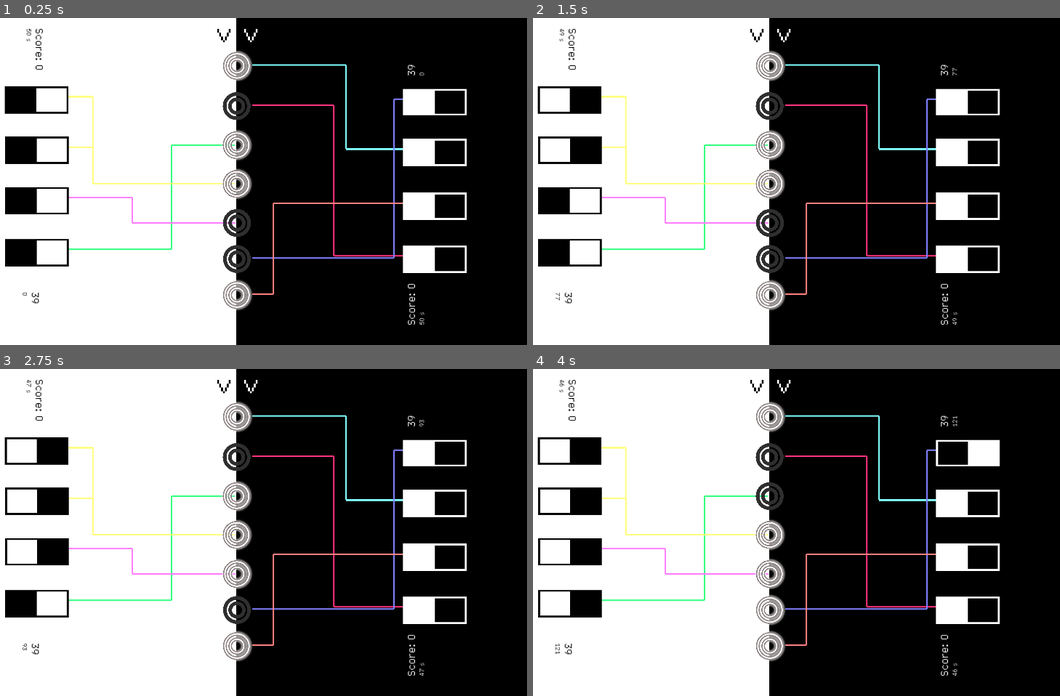
Above: before the commit, frames 1-4 (two rows, left to right).
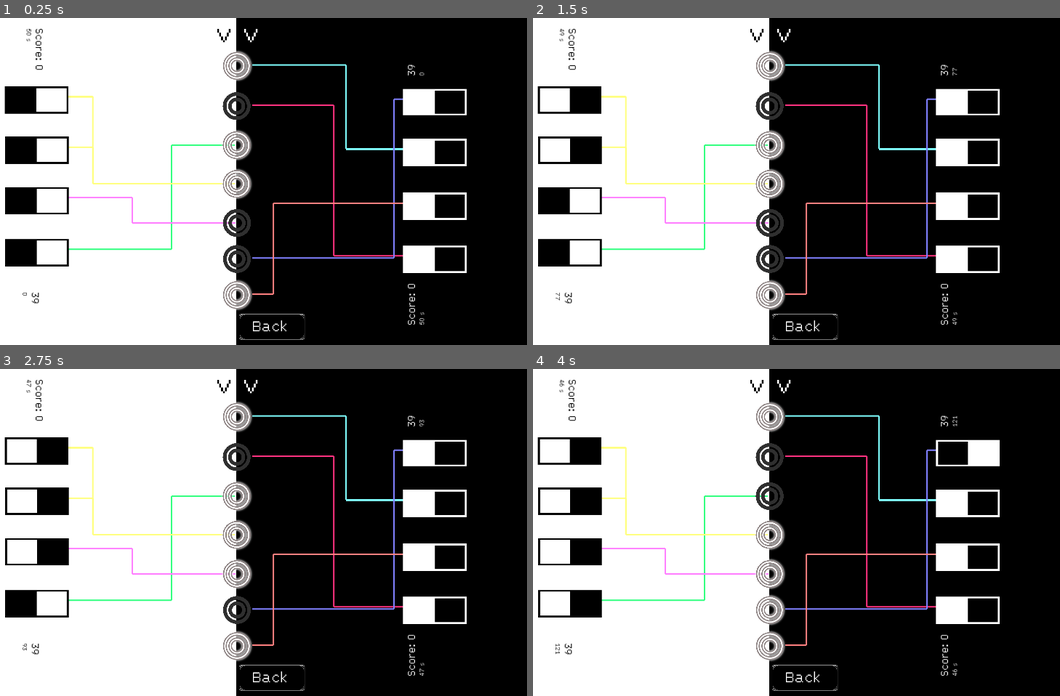
Above: after the commit, the same moments.

Repository: DragonCat4012/Switch
Game: Godot game, scene res://Scenes/Multiplayer/KoopMultiplayerScene.tscn
The game is run twice, just before and just after one commit, with the same random seed, the same clock (stepped at 60 frames per second) and the same inputs. This scene is started directly instead of the project's main scene.
Inputs (mouse positions are in pixels of both pictures, inside the frame that each line leads up to):
- Up to frame 1 (0.25 s): no input
- Up to frame 2 (1.5 s): tap Enter (ui_accept) at 0.5, 0.77, 1.25 s; move the mouse to (569, 99) at 0.52 s; hold Right (ui_right) 0.53-1.28 s; click (569, 99) at 0.67 s; move the mouse to (569, 148) at 1.27 s; hold Down (ui_down) from 1.28 s (still down); click (569, 148) at 1.42 s
- Up to frame 3 (2.75 s): tap Enter (ui_accept) at 1.52, 2 s; move the mouse to (36, 552) at 2.02 s; release Down (ui_down) at 2.03 s; hold Right (ui_right) from 2.03 s (still down); click (36, 552) at 2.17 s
- Up to frame 4 (4 s): move the mouse to (569, 604) at 2.77 s; release Right (ui_right) at 2.78 s; hold Up (ui_up) 2.78-3.53 s; click (569, 604) at 2.92 s; tap Enter (ui_accept) at 3.02, 3.5, 3.77 s; move the mouse to (970, 454) at 3.52 s; hold Left (ui_left) from 3.53 s (still down); click (970, 454) at 3.67 s

The runs differ from the first frame. In frame 1, 0.2% of the frame differs, in the area x 45-58%, y 90-99%; in frame 2, 0.2%; in frame 3, 0.2%; in frame 4, 0.2%.

Commit message:
Add back button to multiplayer

Diff:
--- a/Scenes/Multiplayer/KoopMultiplayerScene.gd
+++ b/Scenes/Multiplayer/KoopMultiplayerScene.gd
@@ -31,6 +31,8 @@
 @onready var light_current_number = $LightNums/LightCurrent
 @onready var dark_current_number = $DarkNums/DarkCurrent
 
+
+@onready var backButton = $buttonBackTexture/BackButon
 # Current Game
 var score = 0
 var currentNumber = 0
@@ -70,6 +72,12 @@
 		var red = Color(1.0,0.0,0.0,1.0)
 		light_timer_label.set("theme_override_colors/font_color", red)
 		dark_timer_label.set("theme_override_colors/font_color", red)
+
+func _input(event): # Handle Touch Inut
+	var globalRect = backButton.get_global_rect()
+	if globalRect.has_point(get_global_mouse_position()) and event is InputEventScreenTouch:
+		GameManager.jsonHandler.saveScore(score)
+		get_tree().change_scene_to_file("res://Scenes/menu.tscn")
 
 func _on_timer_timeout():
 	timer.stop()
--- a/Scenes/Multiplayer/KoopMultiplayerScene.tscn
+++ b/Scenes/Multiplayer/KoopMultiplayerScene.tscn
@@ -10,6 +10,7 @@
 [ext_resource type="Texture2D" uid="uid://cpiutjtj20tfu" path="res://Sprites/Lamps/off.PNG" id="6_nnwuf"]
 [ext_resource type="Script" path="res://Sprites/Lamps/Lamp.gd" id="7_gjff7"]
 [ext_resource type="FontFile" uid="uid://b2cswqm32sj5f" path="res://Ressources/Lex.ttf" id="9_l6at7"]
+[ext_resource type="Texture2D" uid="uid://cf83i6ab4h457" path="res://Sprites/button.PNG" id="11_t4ynn"]
 
 [node name="KoopMultiplayerScene" type="Node2D"]
 script = ExtResource("1_3myuo")
@@ -399,3 +400,21 @@
 theme_override_fonts/font = ExtResource("9_l6at7")
 theme_override_font_sizes/font_size = 100
 text = ">"
+
+[node name="buttonBackTexture" type="Sprite2D" parent="."]
+position = Vector2(1078, 1020)
+scale = Vector2(0.218072, 0.218072)
+texture = ExtResource("11_t4ynn")
+
+[node name="BackButon" type="CenterContainer" parent="buttonBackTexture"]
+offset_left = -450.157
+offset_top = -163.559
+offset_right = -220.157
+offset_bottom = -73.5588
+scale = Vector2(3.73412, 3.73412)
+
+[node name="Label" type="Label" parent="buttonBackTexture/BackButon"]
+layout_mode = 2
+theme_override_fonts/font = ExtResource("9_l6at7")
+theme_override_font_sizes/font_size = 70
+text = "Back"
Not shown: 1 places in Scenes/Multiplayer/KoopMultiplayerScene.tscn that only renumber resources
